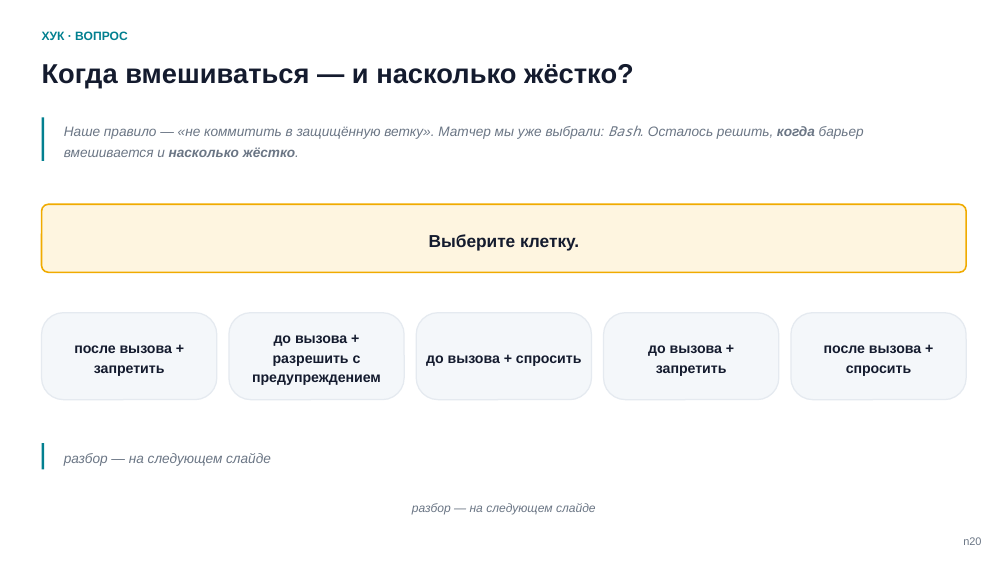
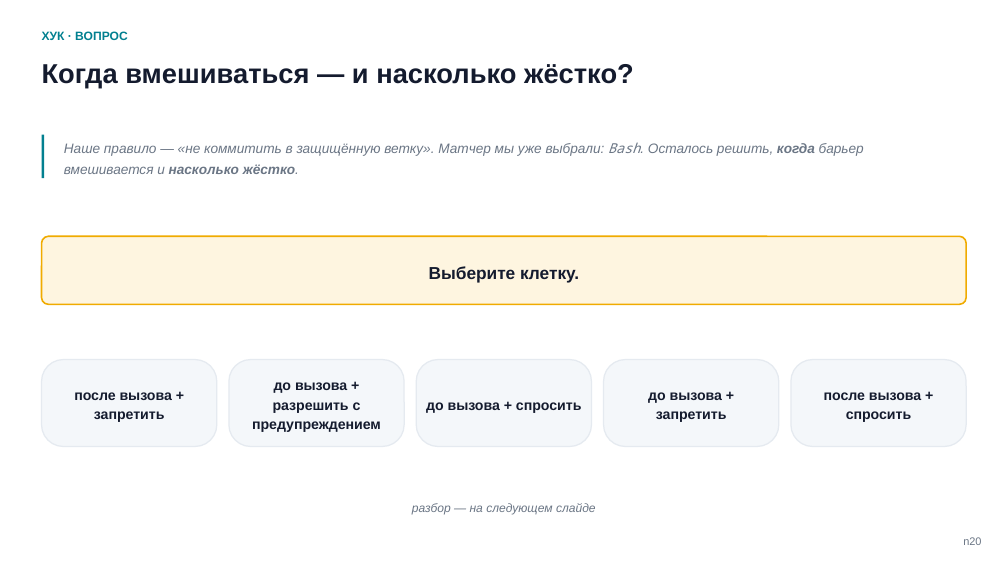
Before and after one commit to tellina-study/AI-usage-lessons, a slide deck: slide 15 of library/seminars/sem-05/rendered/sem-05-n.pptx. Drawn at 1008x567 pixels with LibreOffice and Linux fonts; fonts in the diff are those of the drawing. Boxes give left, top, right and bottom in pixels: in the first picture for what was removed or moved away, otherwise in the second. Text is boxed around its words. In the diff, an @@ line names an element or a change of style, - is before the commit and + after.

```diff
--- a/library/seminars/sem-05/rendered/sem-05-n.pptx
+++ b/library/seminars/sem-05/rendered/sem-05-n.pptx
@@ rectangle: place and size @@
-rectangle at bbox=[42, 117, 45, 160]
+rectangle at bbox=[42, 135, 45, 178]
@@ text "Наше правило — «не коммитить ...": place and size @@
-text "Наше правило — «не коммитить ..." at bbox=[64, 125, 864, 157]
+text "Наше правило — «не коммитить ..." at bbox=[64, 142, 864, 174]
@@ rounded rectangle: place and size @@
-rounded rectangle at bbox=[42, 204, 966, 272]
+rounded rectangle at bbox=[42, 237, 966, 305]
@@ text "Выберите клетку.": place and size @@
-text "Выберите клетку." at bbox=[429, 234, 579, 251]
+text "Выберите клетку." at bbox=[429, 266, 579, 283]
@@ 5 texts, 5 rounded rectangles: place and size @@
-5 texts, 5 rounded rectangles at bbox=[42, 313, 966, 400]
+5 texts, 5 rounded rectangles at bbox=[42, 360, 966, 447]
@@ rectangle removed at bbox=[42, 443, 45, 470] @@
@@ text removed at bbox=[64, 453, 271, 466] @@
-разбор — на следующем слайде
```
Also in this commit, not shown: 7 other slides changed, 31 other files.
